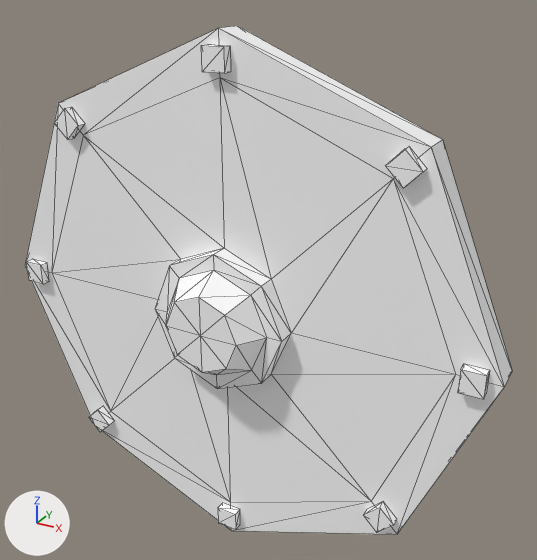
The glTF model assets/synty/simple_fantasy/models/SF_Wep_RoundShield_Symbol_07.glb: old version first, new version second.
Before and after are seen from a 50 mm camera at (0.00918, -0.01422, 0.00849) aimed at (0.00085, 0.00093, 0.00092). Every picture has the same lights, and +X, +Y and +Z are marked at lower left. Mesh edges are drawn as thin lines.

Before the edit, the objects in view are built like this:
```python
mat_lambert1 = principled_material('lambert1')
mat_lambert1.base_color = (1.0, 1.0, 1.0)  # white #ffffff
mat_lambert1.roughness = 0.553
me_mesh = bpy.data.meshes.new('Mesh')
me_mesh.from_pydata(...)  # 130 vertices, 208 faces; spans x -0.007..0.007, y -0.00097..0.00097, z -0.007..0.007
me_mesh.materials.append(mat_lambert1)  # white #ffffff
ob_sf_wep_roundshield_symbol_07 = bpy.data.objects.new('SF_Wep_RoundShield_Symbol_07', me_mesh)
ob_sf_wep_roundshield_symbol_07.location = (0.0, 0.0, 0.0)
```
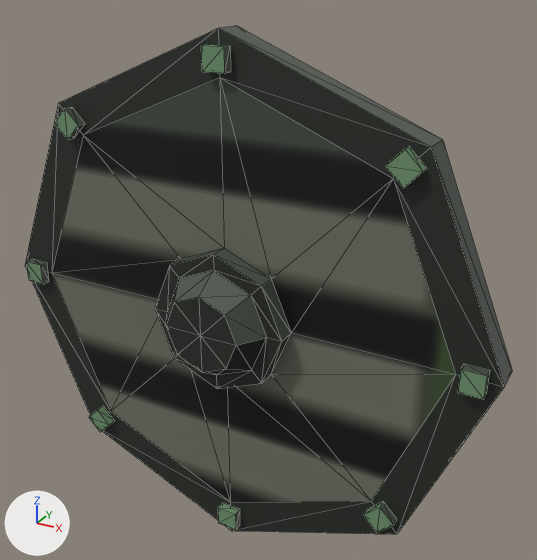
Pixel boxes [x1, y1, x2, y2] of what changed, in the pictures (537 x 560 px):
'SF_Wep_RoundShield_Symbol_07', surface changed: [25, 25, 512, 534] in both

Patch to the scene script:
```diff
--- a/assets/synty/simple_fantasy/models/SF_Wep_RoundShield_Symbol_07.glb.py
+++ b/assets/synty/simple_fantasy/models/SF_Wep_RoundShield_Symbol_07.glb.py
@@ img_undead_footman_01 @@
+img_undead_footman_01 = load_image('Undead_Footman_01', '_unpacked/Undead_Footman_01', 512, 512, 'sRGB')
@@ mat_lambert1 @@
 mat_lambert1 = principled_material('lambert1')
-mat_lambert1.base_color = (1.0, 1.0, 1.0)  # white #ffffff
+mat_lambert1.texture = img_undead_footman_01
 mat_lambert1.roughness = 0.553
```
